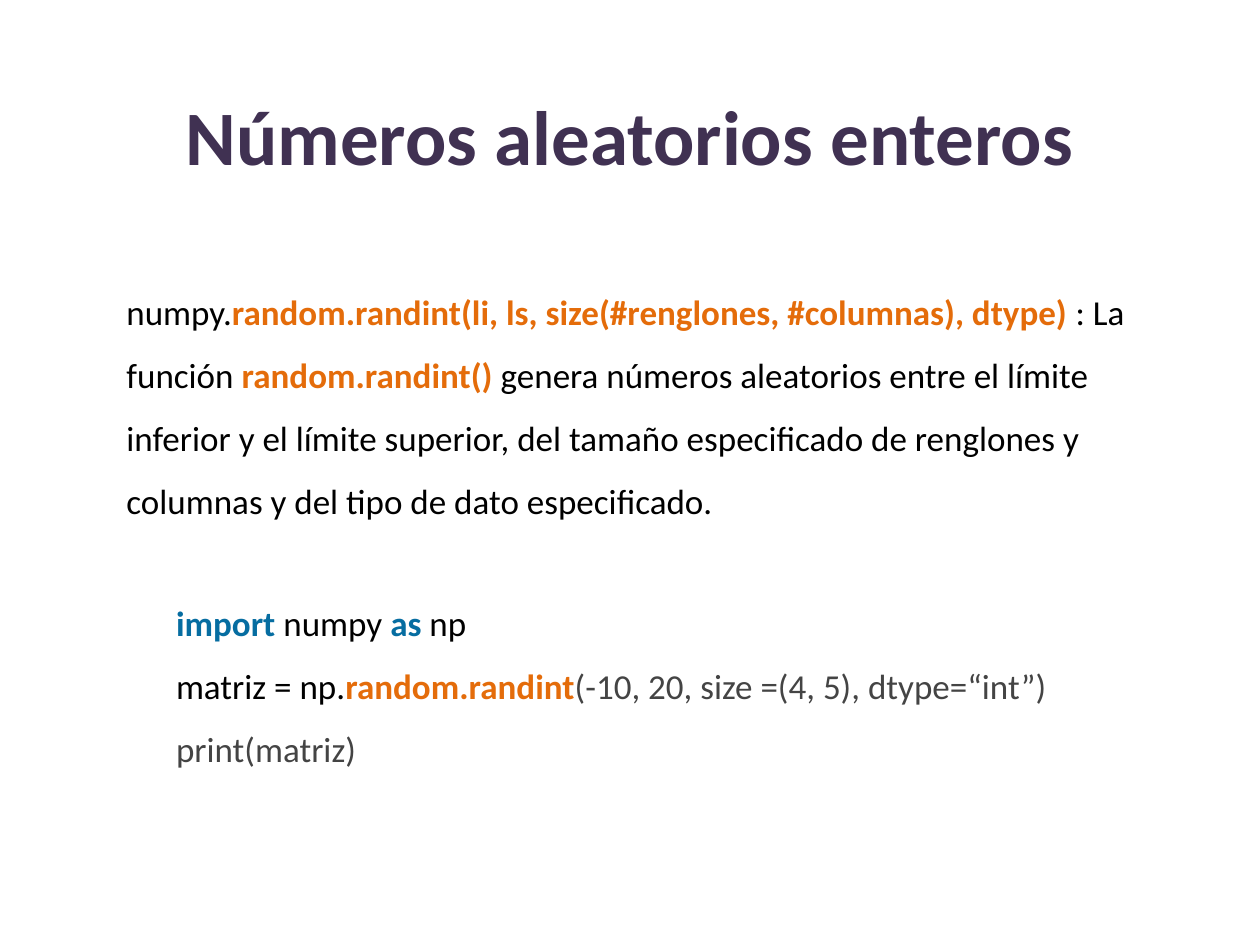
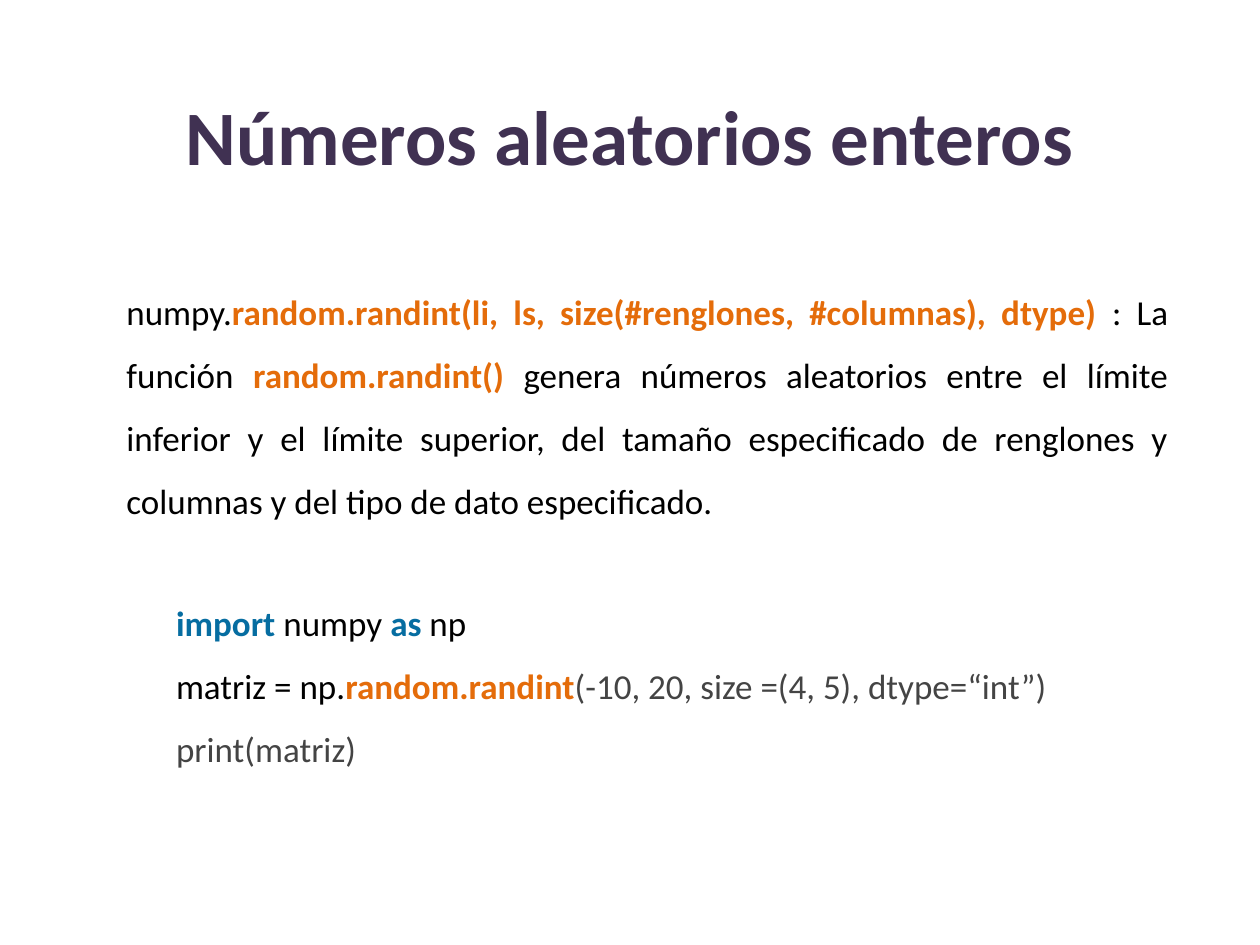
Before and after one commit to lizetheP/Analitica, a slide deck: slide 12 of Calendario2023/presentaciones/22_Matrices.pptx. Drawn at 1260x945 pixels with LibreOffice and Linux fonts; fonts in the diff are those of the drawing. Boxes give left, top, right and bottom in pixels: in the first picture for what was removed or moved away, otherwise in the second. Text is boxed around its words. In the diff, an @@ line names an element or a change of style, - is before the commit and + after.

```diff
--- a/Calendario2023/presentaciones/22_Matrices.pptx
+++ b/Calendario2023/presentaciones/22_Matrices.pptx
@@ text "numpy.random.randint(li, ls, size(#renglones, #columnas), dt ..." at (126,299,1169,520): alignment left to justified @@
```
Also in this commit, not shown: 7 other slides changed, 4 other files.
